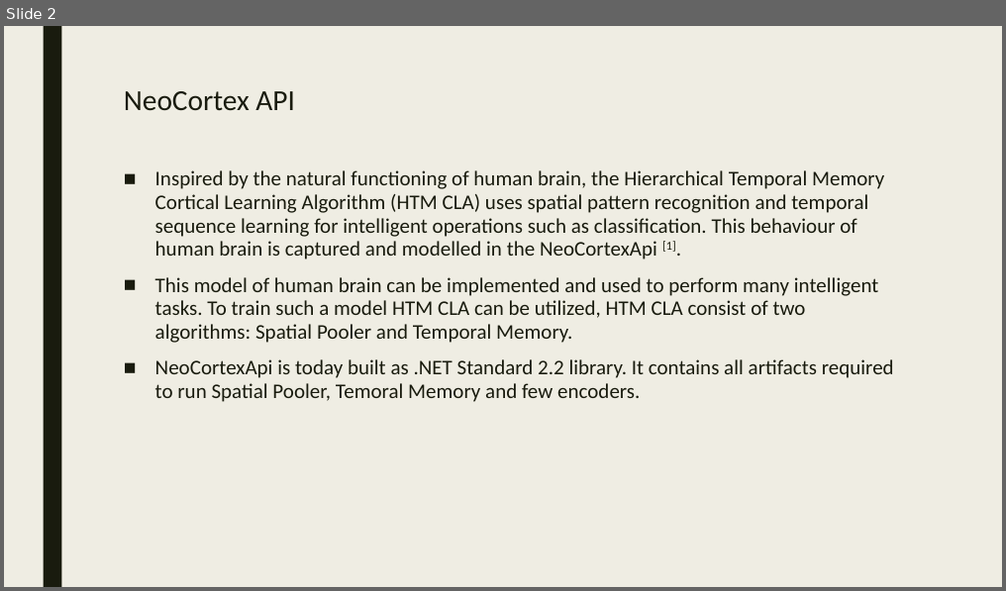
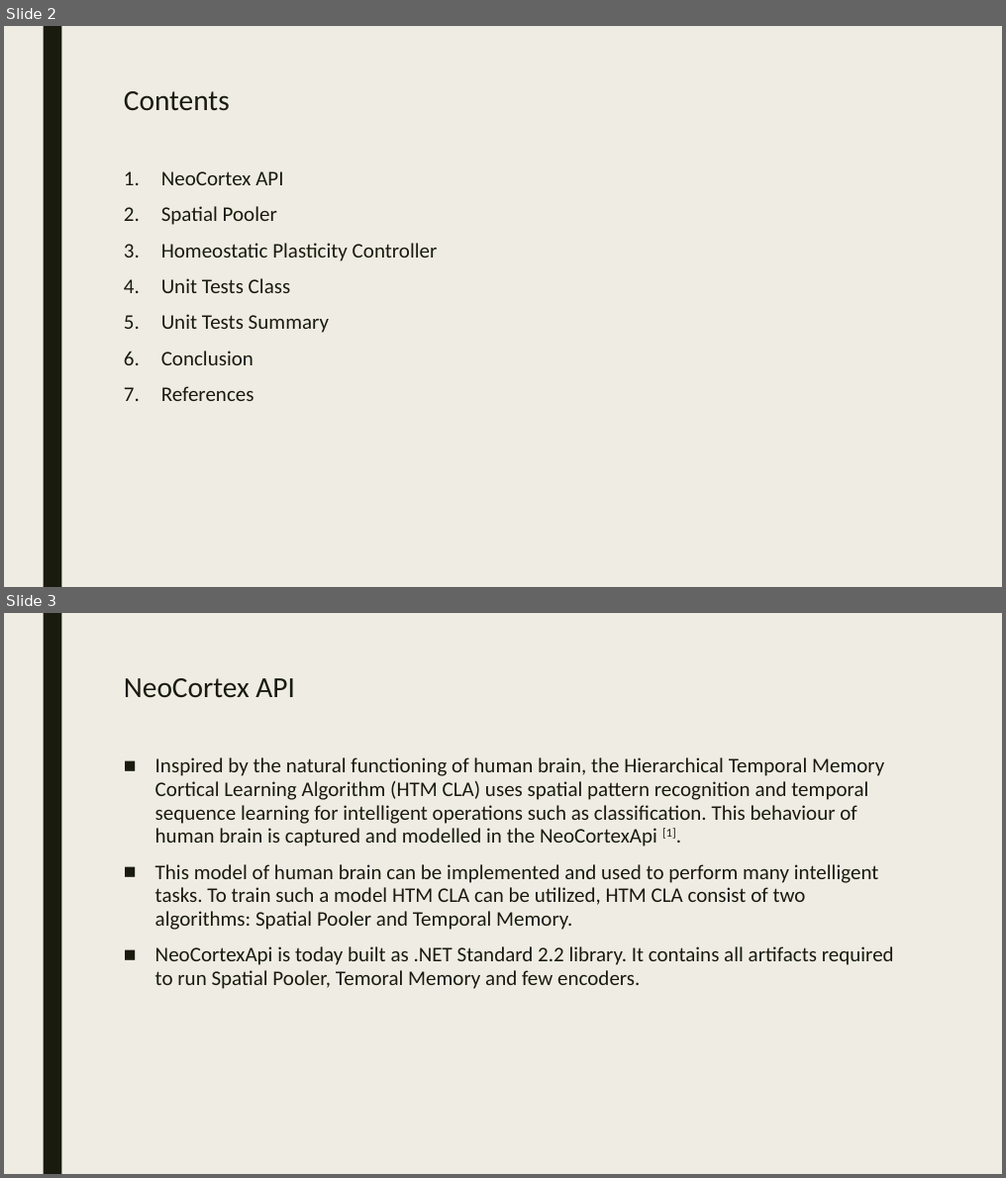
Before and after one commit to shubhamsuryawanshi/neocortexapi, a slide deck: source/MySEProject/Documentation/Presentation.pptx. Shown one above the other, each under a label of ours: slide 2 before the commit, slides 2 and 3 after it. The pictures are 1006x591 and 1006x1178 pixels, drawn with LibreOffice and Linux fonts; fonts in the diff are those of the drawing. Boxes give left, top, right and bottom in pixels: in the first picture for what was removed or moved away, otherwise in the second. Text is boxed around its words. In the diff, an @@ line names an element or a change of style, - is before the commit and + after.

```diff
--- a/source/MySEProject/Documentation/Presentation.pptx
+++ b/source/MySEProject/Documentation/Presentation.pptx
@@ slide 2 added at [4,26,1002,587], background #EFEDE3; not listed: 1 template element that a slide beside it also shows @@
@@ title added at [124,91,230,111], 28 pt, text #191B0E @@
+Contents
@@ text added at [161,172,438,401], 20 pt, text #191B0E @@
+1. NeoCortex API
+2. Spatial Pooler
+3. Homeostatic Plasticity Controller
+4. Unit Tests Class
+5. Unit Tests Summary
+6. Conclusion
+7. References
@@ what was slide 2 is now slide 3 @@
```
Also in this commit, not shown: 3 slides changed, 2 other files.
